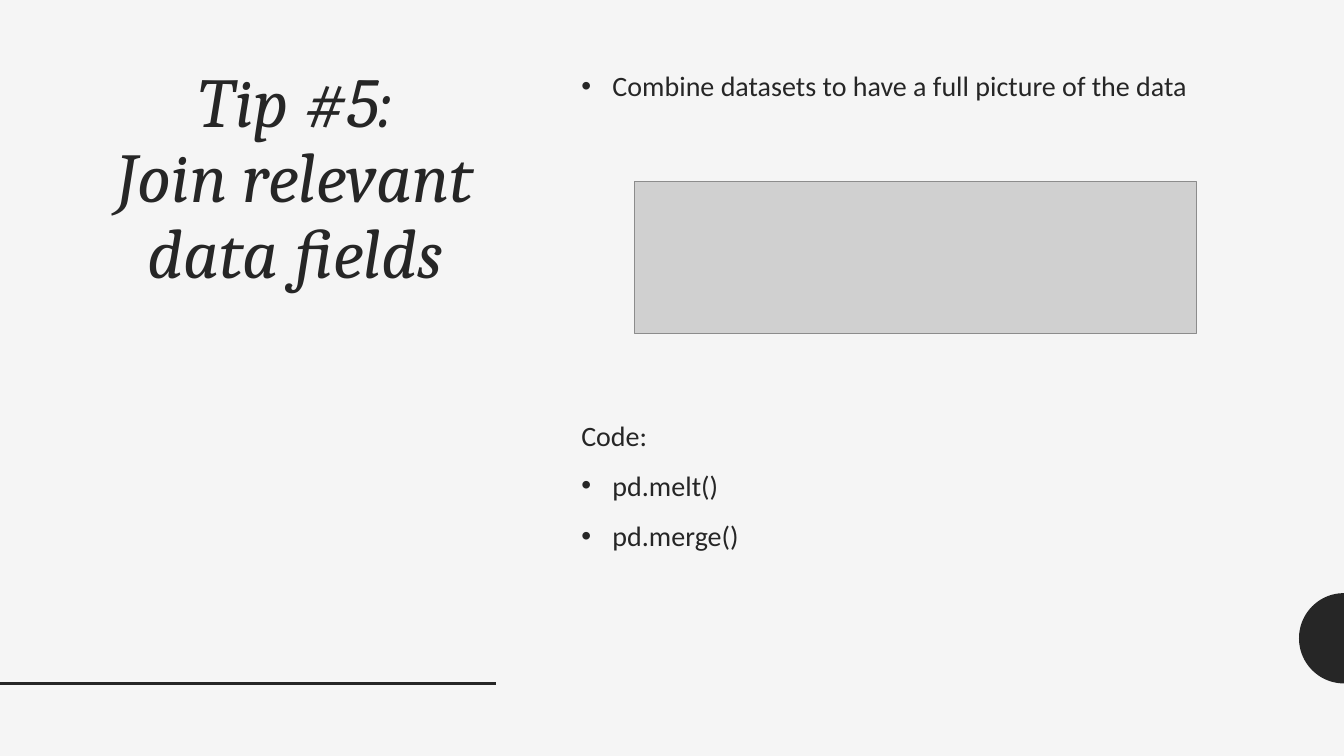
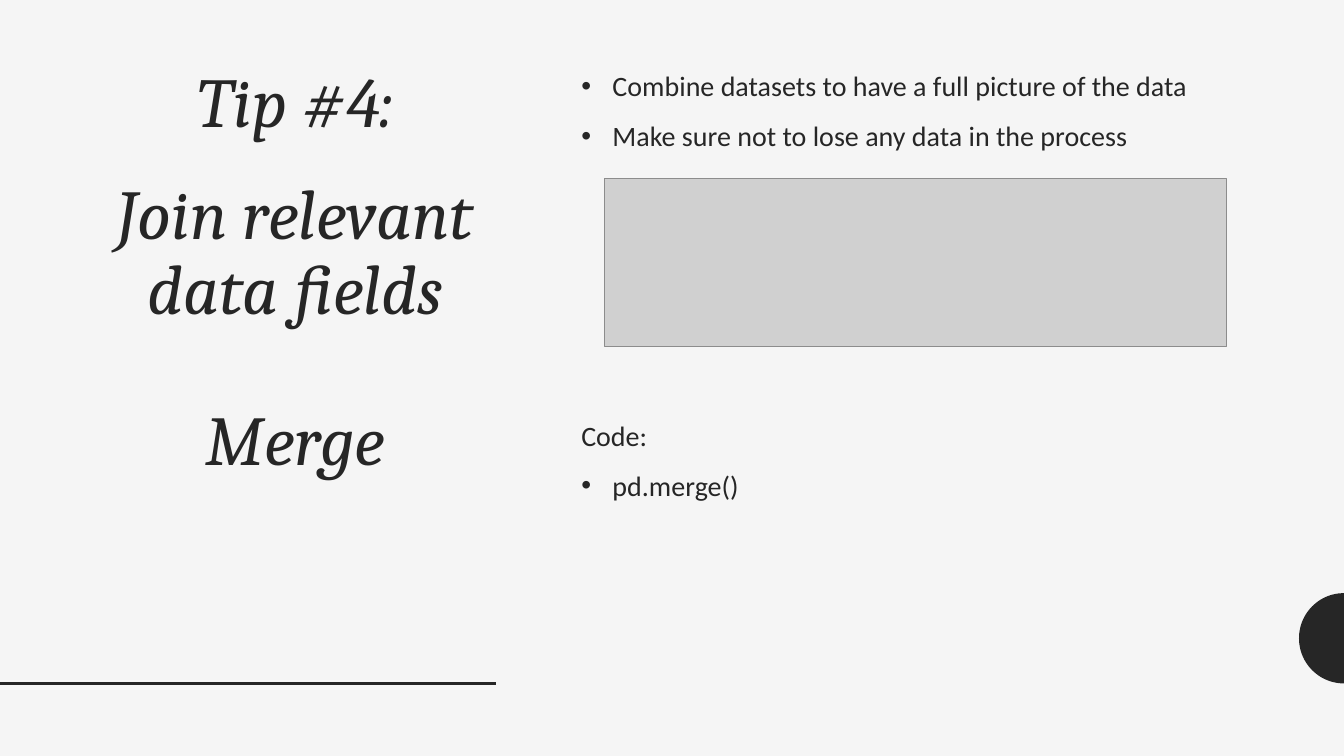
Before and after one commit to JamesWWilson/UCLA-DataFest-Python-Data-Wrangling, a slide deck: slide 22 of IntroPython_TipsForSuccess.pptx (slide 10 before the commit). Drawn at 1344x756 pixels with LibreOffice and Linux fonts; fonts in the diff are those of the drawing; grey boxes stand for pictures. Boxes give left, top, right and bottom in pixels: in the first picture for what was removed or moved away, otherwise in the second. Text is boxed around its words. In the diff, an @@ line names an element or a change of style, - is before the commit and + after.

```diff
--- a/IntroPython_TipsForSuccess.pptx
+++ b/IntroPython_TipsForSuccess.pptx
@@ title at (x1=117, y1=79, x2=474, y2=480): text changed @@
-Tip #5:
-Join relevant data fields
+Tip #4:
+Join relevant data fields
+Merge
@@ text at (x1=612, y1=126, x2=1127, y2=151): paragraph added @@
+• Make sure not to lose any data in the process
@@ picture resized from (x1=635, y1=181, x2=1197, y2=334) to (x1=605, y1=178, x2=1227, y2=347) @@
@@ text at (x1=612, y1=475, x2=718, y2=501): paragraph removed @@
-• pd.melt()
```
Also in this commit, not shown: 8 other slides changed, 31 slides added, 1 slide removed, 3 other files.
